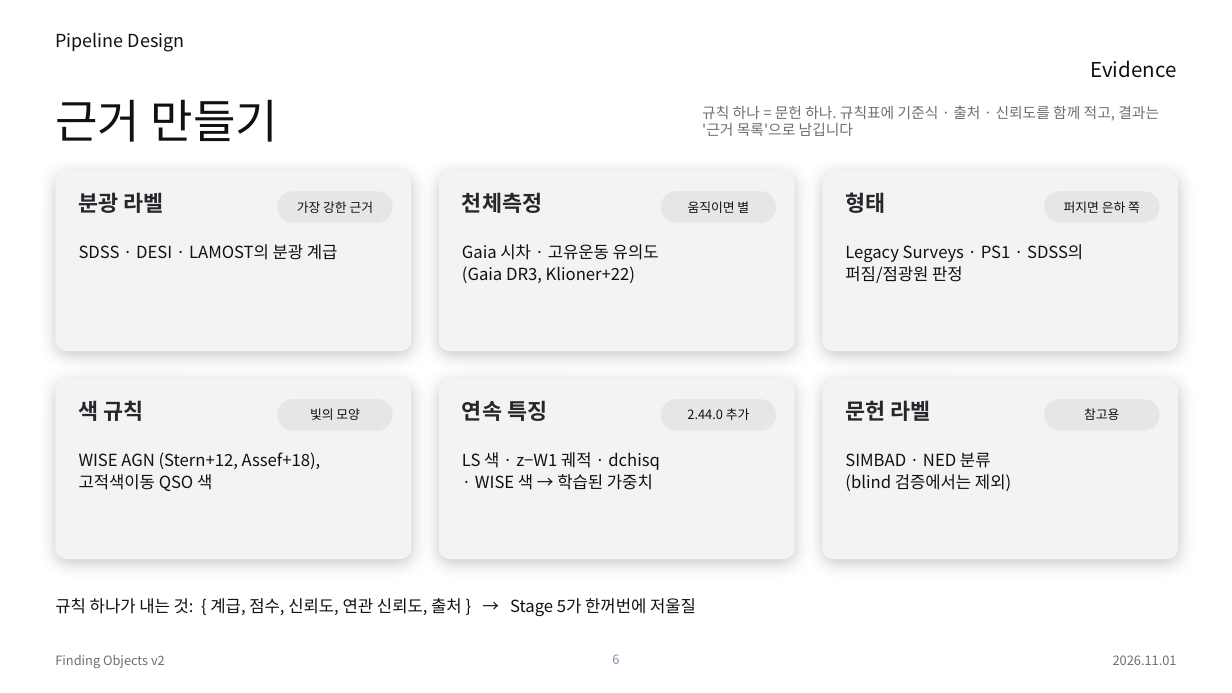
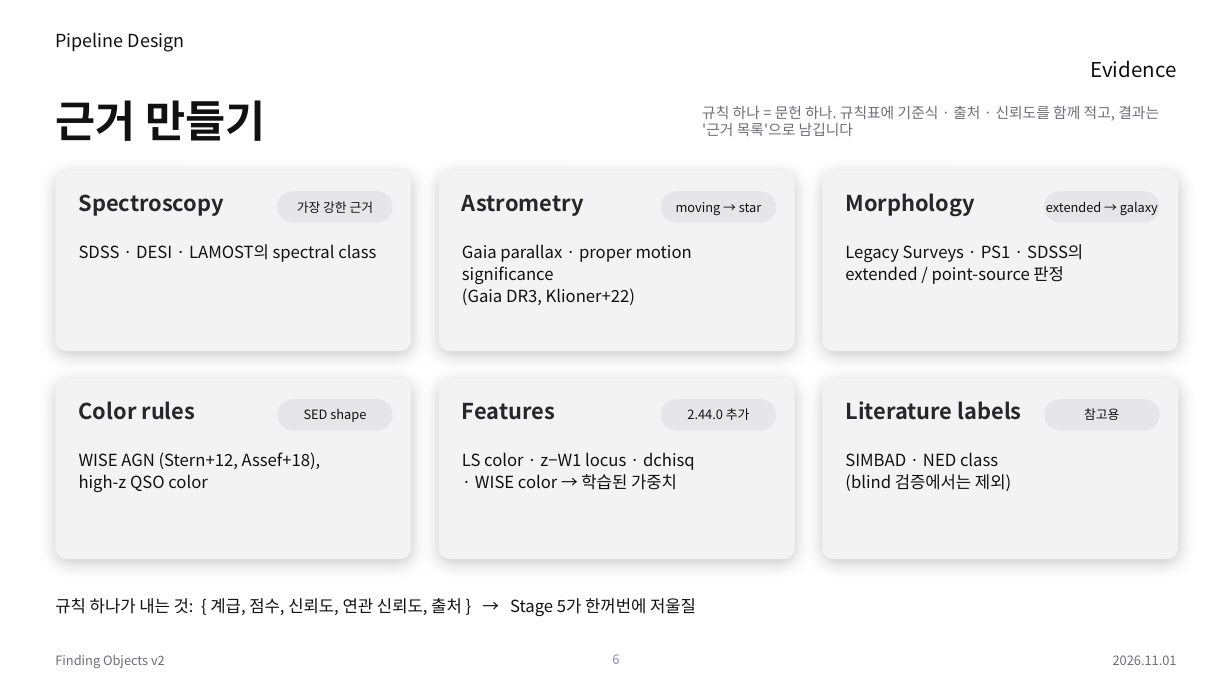
Before and after one commit to Pinchpeach/Finding_objects, a slide deck: slide 6 of v2/document/PIPELINE_STACK_v2.44.0.pptx. Drawn at 1232x693 pixels with LibreOffice and Linux fonts; fonts in the diff are those of the drawing. Boxes give left, top, right and bottom in pixels: in the first picture for what was removed or moved away, otherwise in the second. Text is boxed around its words. In the diff, an @@ line names an element or a change of style, - is before the commit and + after.

```diff
--- a/v2/document/PIPELINE_STACK_v2.44.0.pptx
+++ b/v2/document/PIPELINE_STACK_v2.44.0.pptx
@@ title "근거 만들기" at [55,100,266,141]: size 36 to 34 pt, bold on @@
@@ text at [79,194,225,216]: text changed @@
-분광 라벨
+Spectroscopy
@@ text at [462,195,584,216]: text changed @@
-천체측정
+Astrometry
@@ text at [676,202,761,215]: text changed @@
-움직이면 별
+moving → star
@@ text at [845,193,975,217]: text changed @@
-형태
+Morphology
@@ text at [1046,201,1158,215]: text changed @@
-퍼지면 은하 쪽
+extended → galaxy
@@ text at [79,244,376,262]: text changed @@
-SDSS · DESI · LAMOST의 분광 계급
+SDSS · DESI · LAMOST의 spectral class
@@ text at [462,244,692,284]: text changed @@
-Gaia 시차 · 고유운동 유의도
+Gaia parallax · proper motion significance
@@ text at [845,266,1064,284]: text changed @@
-퍼짐/점광원 판정
+extended / point-source 판정
@@ text at [79,401,196,420]: text changed @@
-색 규칙
+Color rules
@@ text at [304,409,366,422]: text changed @@
-빛의 모양
+SED shape
@@ text at [462,403,555,420]: text changed @@
-연속 특징
+Features
@@ text at [845,401,1022,420]: text changed @@
-문헌 라벨
+Literature labels
@@ text at [79,474,207,492]: text changed @@
-고적색이동 QSO 색
+high-z QSO color
@@ text at [462,452,695,490]: text changed @@
-LS 색 · z−W1 궤적 · dchisq
-· WISE 색 → 학습된 가중치
+LS color · z−W1 locus · dchisq
+· WISE color → 학습된 가중치
@@ text at [845,452,998,467]: text changed @@
-SIMBAD · NED 분류
+SIMBAD · NED class
```
Also in this commit, not shown: 11 other slides changed, 1 other file.
